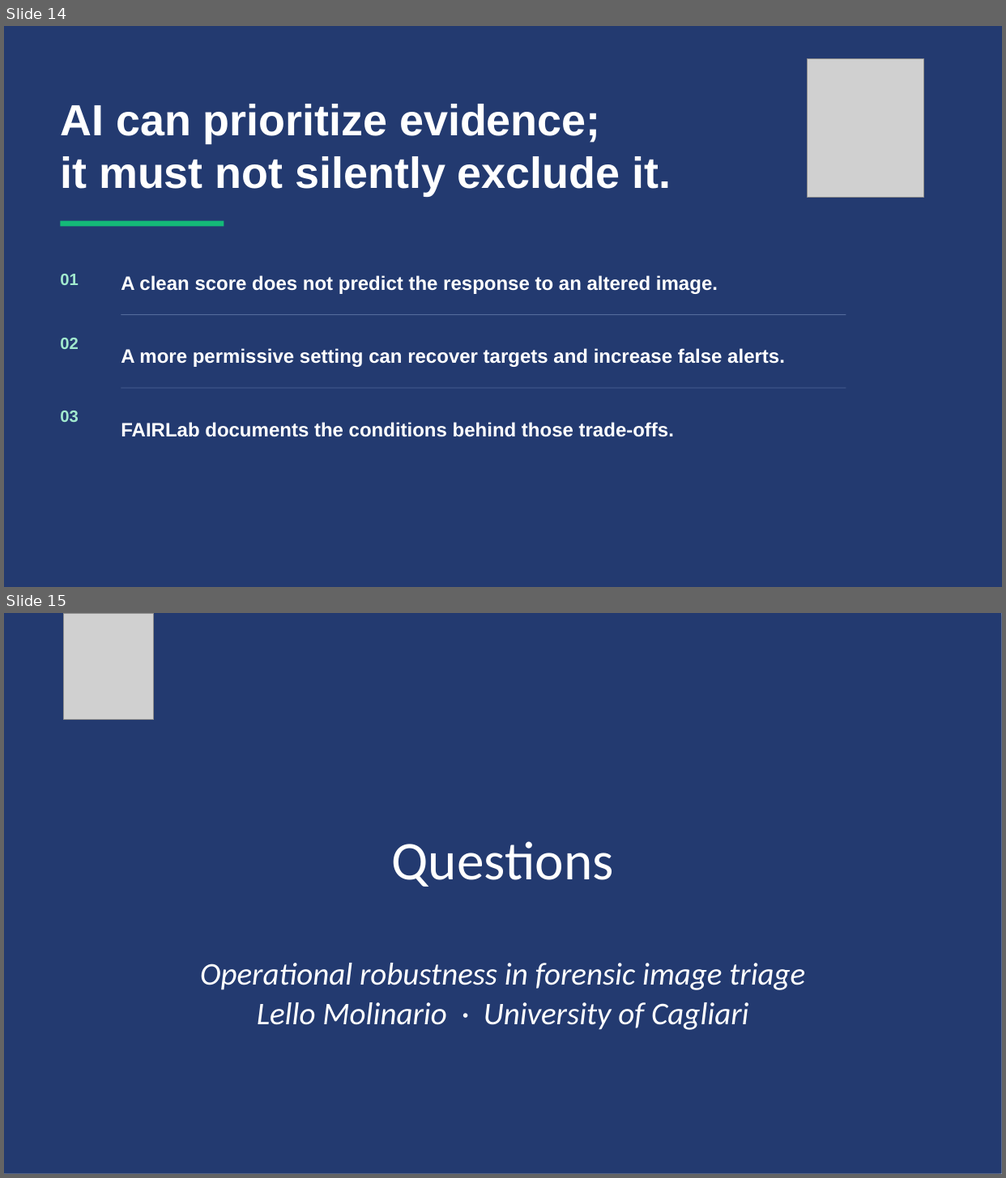
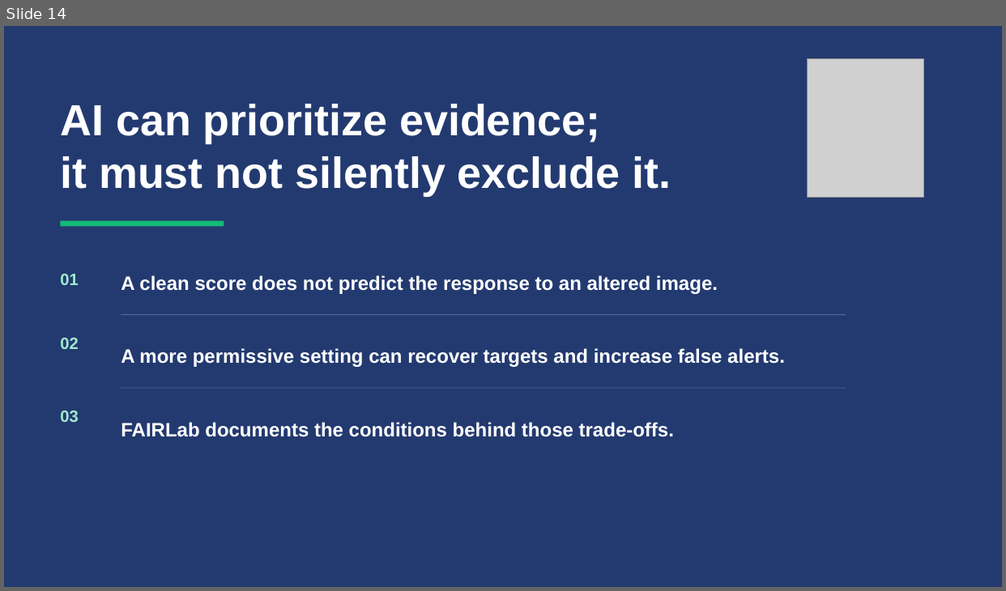
Before and after one commit to lmolinario/Molinario_Thesis_Defense_2026, a slide deck: Molinario_Thesis_Defense_2026.pptx. Shown one above the other, each under a label of ours: slides 14 and 15 before the commit, slide 14 after it. The pictures are 1006x1178 and 1006x591 pixels, drawn with LibreOffice and Linux fonts; fonts in the diff are those of the drawing; grey boxes stand for pictures. Boxes give left, top, right and bottom in pixels: in the first picture for what was removed or moved away, otherwise in the second. Text is boxed around its words. In the diff, an @@ line names an element or a change of style, - is before the commit and + after.

```diff
--- a/Molinario_Thesis_Defense_2026.pptx
+++ b/Molinario_Thesis_Defense_2026.pptx
@@ slide 15 removed at bbox=[4, 613, 1002, 1174], background #FFFFFF @@
@@ rectangle removed at bbox=[4, 613, 1002, 1174] @@
@@ picture removed at bbox=[64, 613, 154, 720] @@
@@ text removed at bbox=[392, 841, 614, 887] @@
-Questions
@@ text removed at bbox=[200, 963, 805, 990] @@
-Operational robustness in forensic image triage
@@ text removed at bbox=[257, 1003, 749, 1030] @@
-Lello Molinario · University of Cagliari
```
Also in this commit, not shown: 10 slides changed, 1 slide added.
